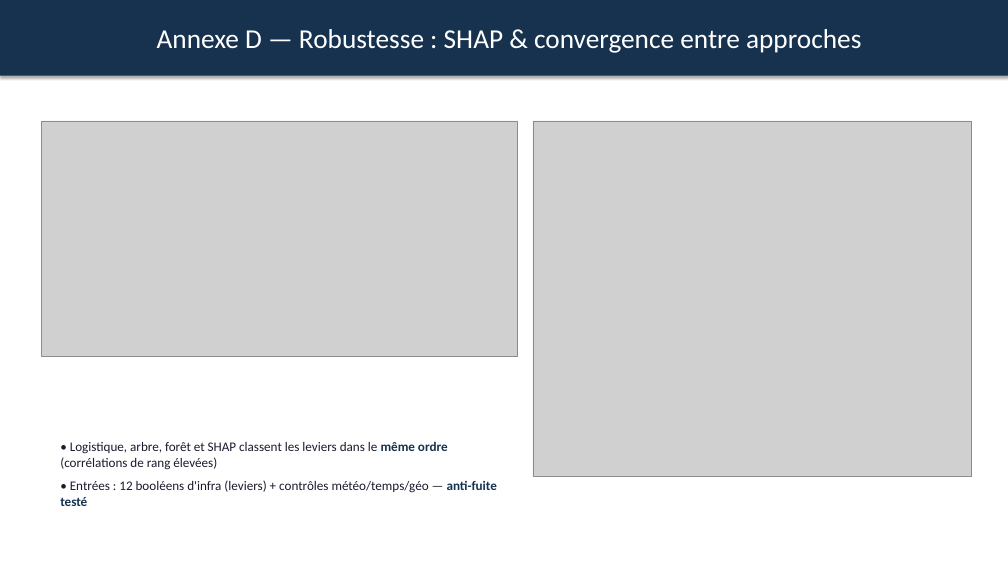
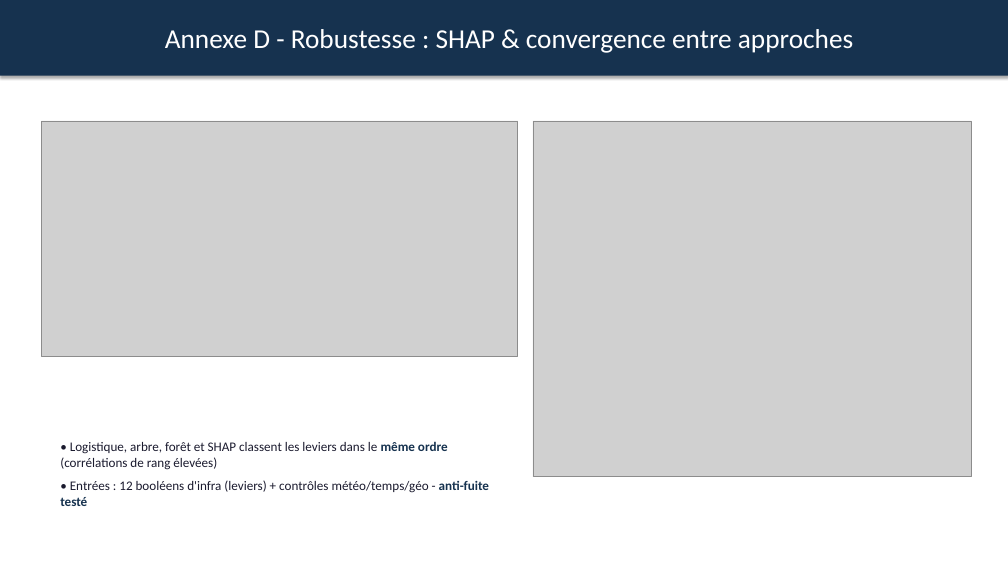
Before and after one commit to SabaMG/xploring, a slide deck: slide 19 of presentation/presentation_finale.pptx. Drawn at 1008x567 pixels with LibreOffice and Linux fonts; fonts in the diff are those of the drawing; grey boxes stand for pictures. Boxes give left, top, right and bottom in pixels: in the first picture for what was removed or moved away, otherwise in the second. Text is boxed around its words. In the diff, an @@ line names an element or a change of style, - is before the commit and + after.

```diff
--- a/presentation/presentation_finale.pptx
+++ b/presentation/presentation_finale.pptx
@@ text in rectangle at bbox=[165, 29, 853, 53]: text changed @@
-Annexe D — Robustesse : SHAP & convergence entre approches
+Annexe D - Robustesse : SHAP & convergence entre approches
@@ text at bbox=[60, 480, 489, 506]: text changed @@
-• Entrées : 12 booléens d'infra (leviers) + contrôles météo/temps/géo — anti-fuite testé
+• Entrées : 12 booléens d'infra (leviers) + contrôles météo/temps/géo - anti-fuite testé
```
Also in this commit, not shown: 18 other slides changed, 17 other files.
